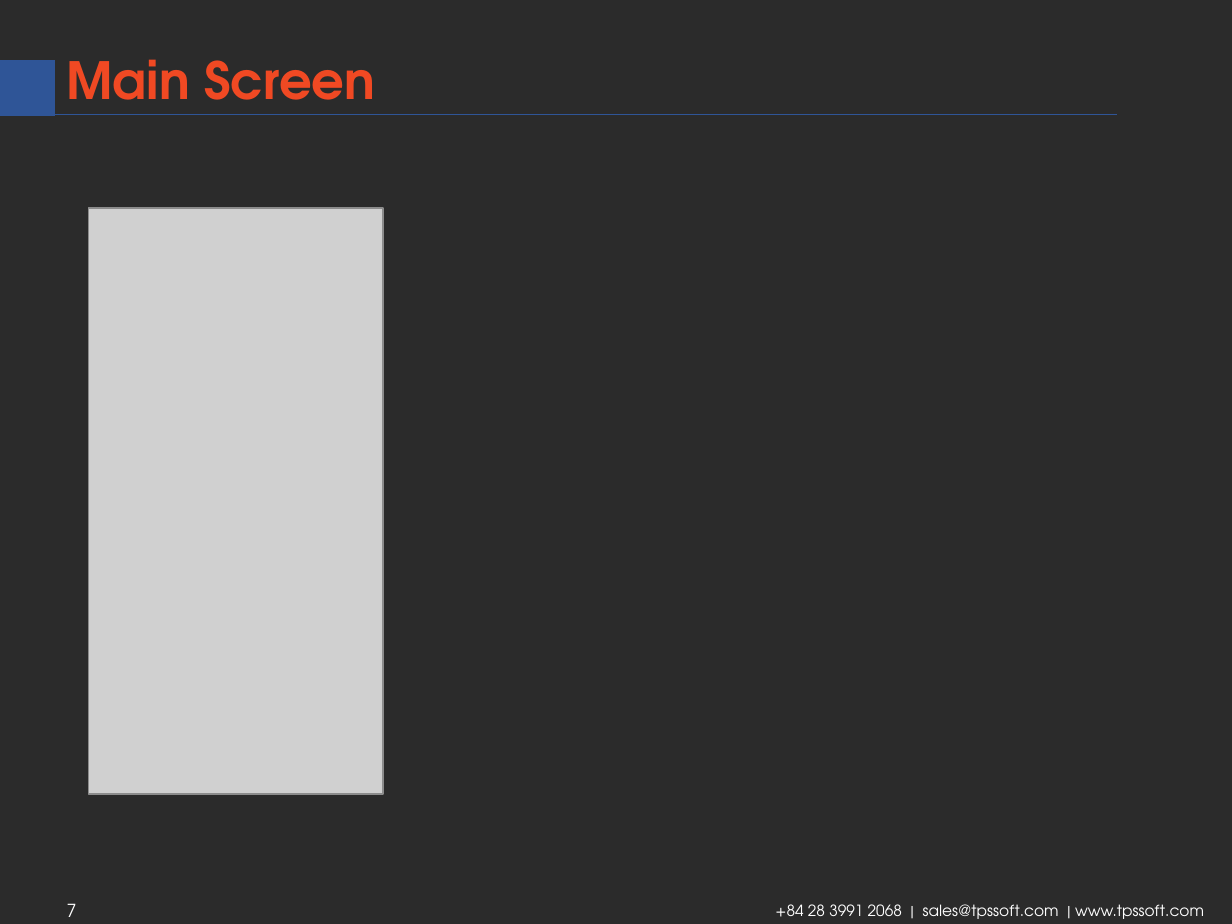
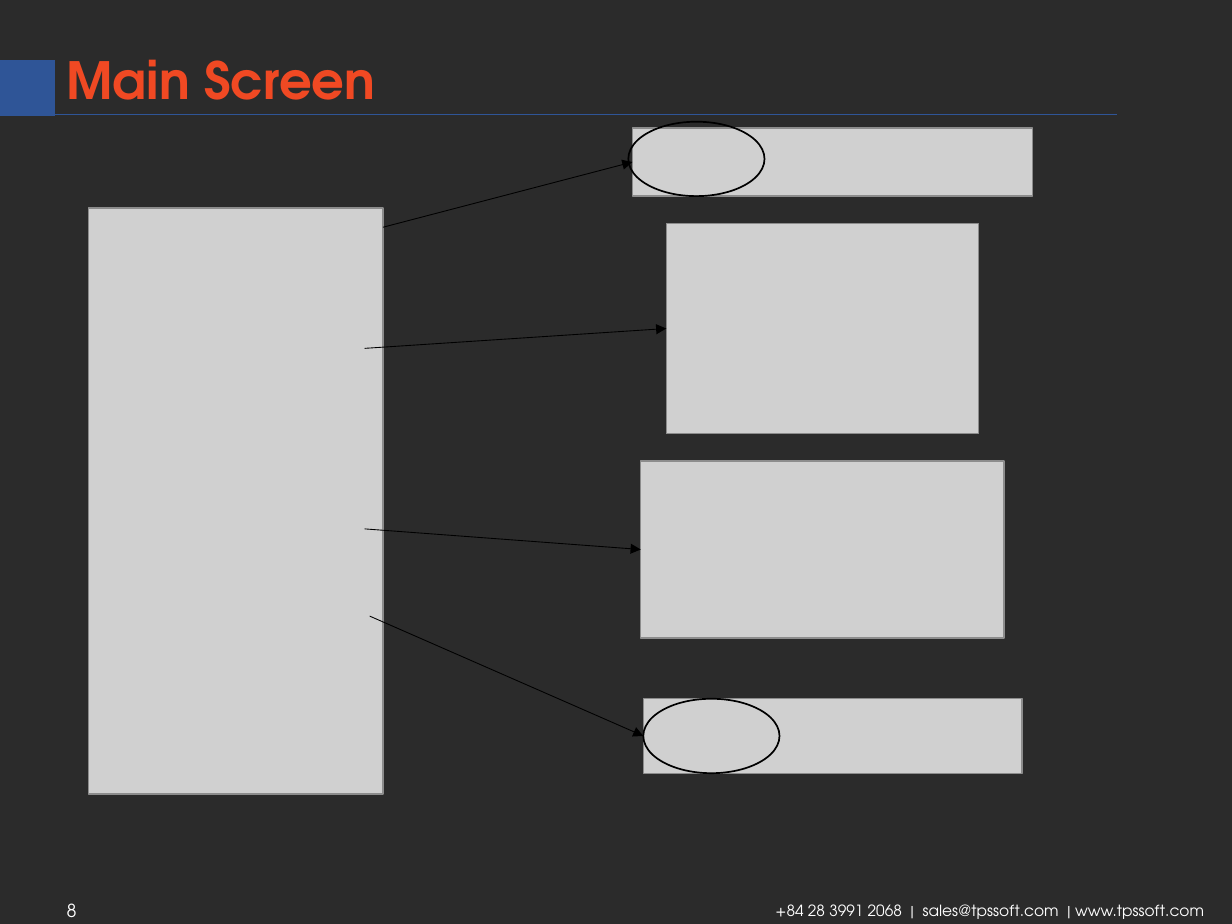
Before and after one commit to tamtps/TrainingProject, a slide deck: slide 8 of TPS Final Report.pptx (slide 7 before the commit). Drawn at 1232x924 pixels with LibreOffice and Linux fonts; fonts in the diff are those of the drawing; grey boxes stand for pictures; background and template pictures are left out; a plain dark background stands for a picture behind light text. Boxes give left, top, right and bottom in pixels: in the first picture for what was removed or moved away, otherwise in the second. Text is boxed around its words. In the diff, an @@ line names an element or a change of style, - is before the commit and + after.

```diff
--- a/TPS Final Report.pptx
+++ b/TPS Final Report.pptx
@@ ellipse added at <box>628,122,765,196</box>, outline #000000 1 pt @@
@@ picture added at <box>632,128,1032,196</box> @@
@@ arrow added from (383, 227) to (632, 163), #000000 0.5 pt @@
@@ picture added at <box>667,223,978,434</box> @@
@@ arrow added from (365, 349) to (667, 329), #000000 0.5 pt @@
@@ picture added at <box>641,461,1004,638</box> @@
@@ arrow added from (365, 529) to (641, 549), #000000 0.5 pt @@
@@ arrow added from (370, 616) to (643, 736), #000000 0.5 pt @@
@@ picture added at <box>643,699,1021,772</box> @@
@@ ellipse added at <box>643,699,780,772</box>, outline #000000 1 pt @@
@@ page number at <box>67,903,77,917</box>: text changed @@
-7
+8
```
Also in this commit, not shown: 8 other slides changed, 1 slide added.
